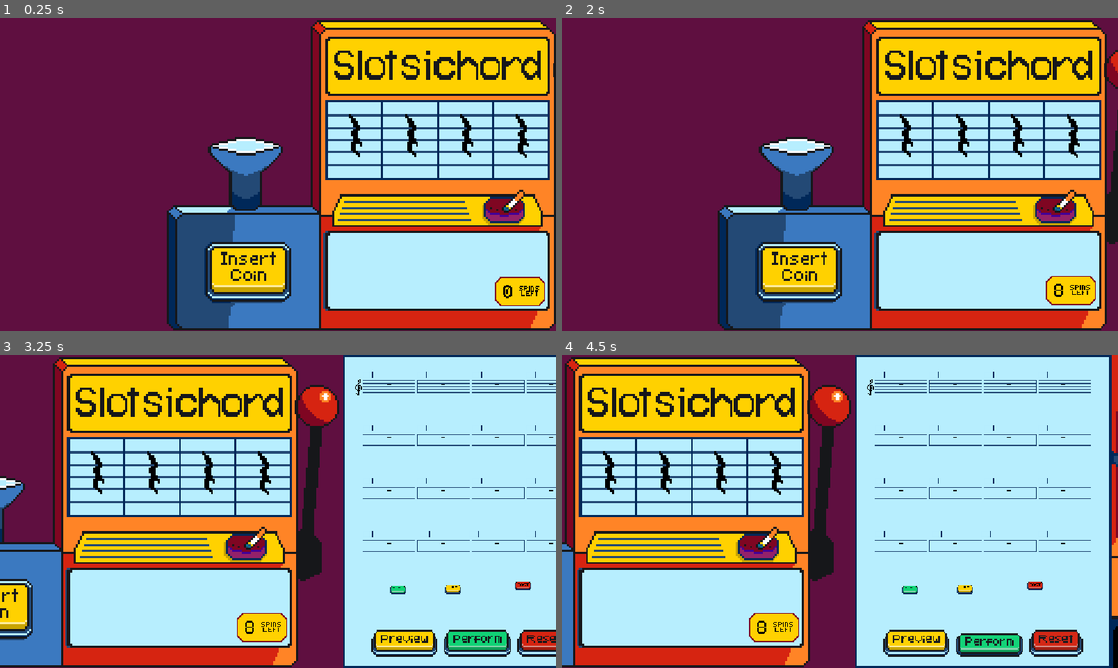
Above: before the commit, frames 1-4 (two rows, left to right).
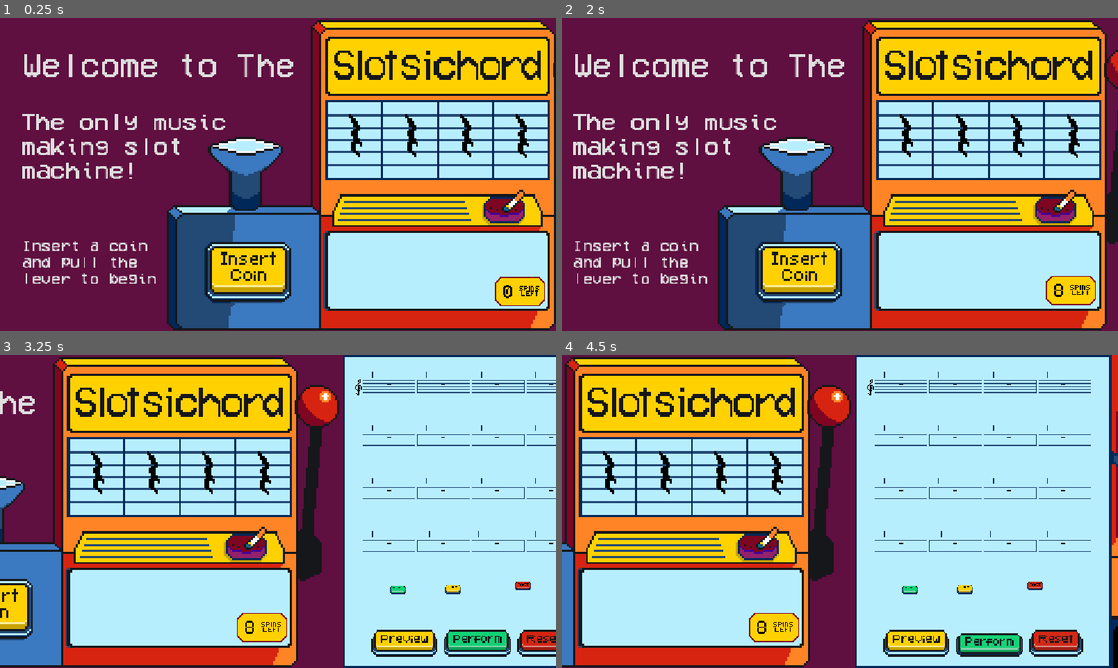
Above: after the commit, the same moments.

Repository: twhassall/slotsichord
Game: Godot game, scene res://scenes/actualScreens/MainScreen.tscn
Two runs of this game, one before a commit and one after it. Both use one fixed random seed, a clock stepped at 60 frames per second and the inputs below.
Inputs (mouse positions are in pixels of both pictures, inside the frame that each line leads up to):
- Up to frame 1 (0.25 s): no input
- Up to frame 2 (2 s): click (806, 271) at 0.5 s
- Up to frame 3 (3.25 s): click (511, 642) at 2.75 s
- Up to frame 4 (4.5 s): click (934, 642) at 3.5 s; click (995, 642) at 4.25 s

The runs differ from the first frame. In frame 1, 3.5% of the frame differs, in the area x 4-53%, y 11-85%; in frame 2, 3.5%; in frame 3, 0.2%; in frame 4, nothing differs.

Commit message:
Added text to start

Diff:
--- a/scenes/subScenes/slot_machine.tscn
+++ b/scenes/subScenes/slot_machine.tscn
@@ -13,6 +13,7 @@
 [ext_resource type="Texture2D" uid="uid://b4rj3jl8bm0op" path="res://assets/sprites/chords/major.png" id="12_plc8i"]
 [ext_resource type="Texture2D" uid="uid://dhy65l2bmbt47" path="res://assets/sprites/slotmachine/spinsleft2.png" id="13_j3jed"]
 [ext_resource type="Texture2D" uid="uid://dta3auog2yldt" path="res://assets/sprites/chords/minor.png" id="13_wx471"]
+[ext_resource type="FontFile" uid="uid://busiwpfvy1aeh" path="res://assets/VCR_OSD_MONO_1.001.ttf" id="14_j3jed"]
 
 [sub_resource type="Animation" id="Animation_0xq38"]
 length = 0.001
@@ -336,6 +337,41 @@
 offset_right = 40.0
 offset_bottom = 40.0
 script = ExtResource("1_f0c0l")
+
+[node name="Title" type="TextEdit" parent="." unique_id=233638503]
+self_modulate = Color(1, 1, 1, 0)
+layout_mode = 0
+offset_left = -561.0
+offset_top = 58.0
+offset_right = 35.0
+offset_bottom = 165.0
+theme_override_fonts/font = ExtResource("14_j3jed")
+theme_override_font_sizes/font_size = 69
+text = "Welcome to The"
+
+[node name="Subtitle" type="TextEdit" parent="." unique_id=718245831]
+self_modulate = Color(1, 1, 1, 0)
+layout_mode = 0
+offset_left = -563.0
+offset_top = 185.0
+offset_right = 63.0
+offset_bottom = 393.0
+theme_override_fonts/font = ExtResource("14_j3jed")
+theme_override_font_sizes/font_size = 52
+text = "The only music making slot machine!"
+wrap_mode = 1
+
+[node name="Subsubtitle" type="TextEdit" parent="." unique_id=170448707]
+self_modulate = Color(1, 1, 1, 0)
+layout_mode = 0
+offset_left = -562.0
+offset_top = 450.0
+offset_right = -264.0
+offset_bottom = 621.0
+theme_override_fonts/font = ExtResource("14_j3jed")
+theme_override_font_sizes/font_size = 34
+text = "Insert a coin and pull the lever to begin"
+wrap_mode = 1
 
 [node name="SlotMachine" type="Sprite2D" parent="." unique_id=84764454]
 position = Vector2(186.65, 323.31)
Binary file added: assets/VCR_OSD_MONO_1.001.ttf
Not shown, added: assets/VCR_OSD_MONO_1.001.ttf.import
